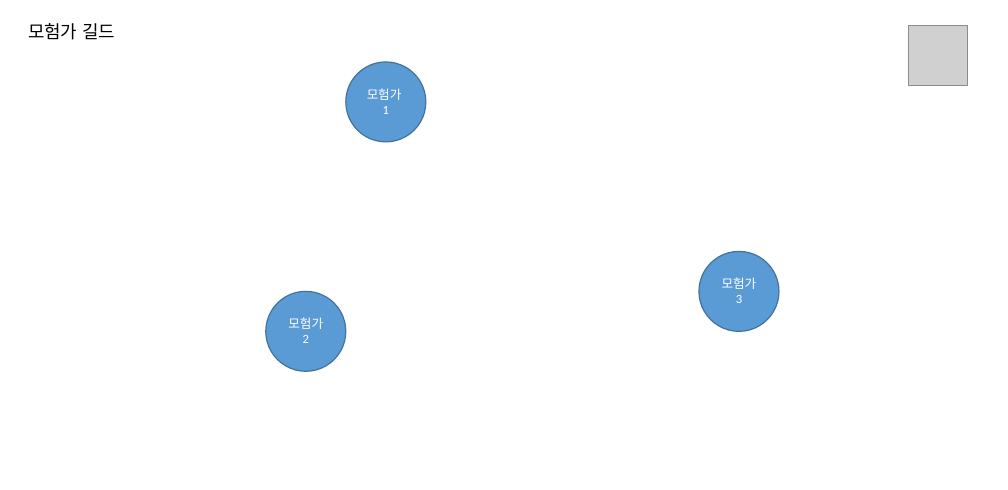
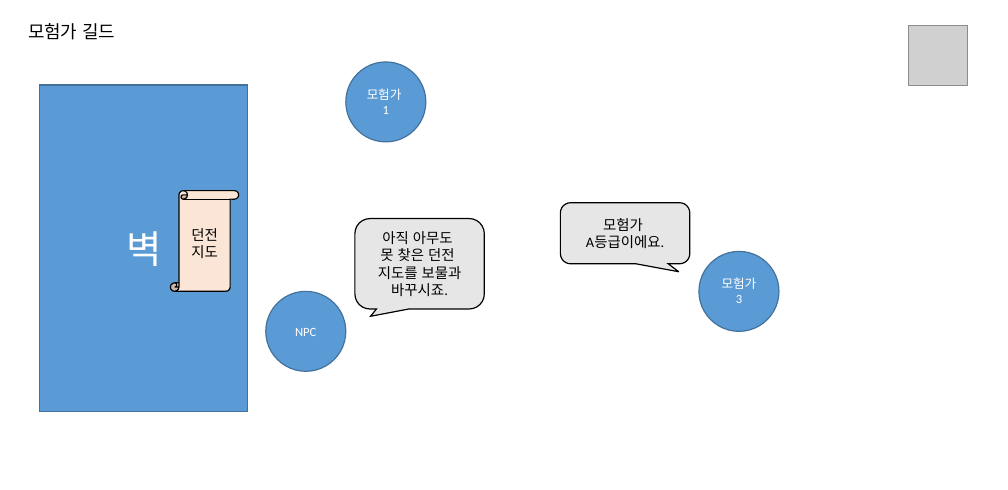
Before and after one commit to cgim971/DayDay_Project_1, a slide deck: slide 5 of 기획/기획서-ppt.pptx (slide 2 before the commit). Drawn at 1008x490 pixels with LibreOffice and Linux fonts; fonts in the diff are those of the drawing; grey boxes stand for pictures. Boxes give left, top, right and bottom in pixels: in the first picture for what was removed or moved away, otherwise in the second. Text is boxed around its words. In the diff, an @@ line names an element or a change of style, - is before the commit and + after.

```diff
--- a/기획/기획서-ppt.pptx
+++ b/기획/기획서-ppt.pptx
@@ rectangle added at (x1=40, y1=85, x2=248, y2=412), fill #5B9BD5, outline #43739E 1 pt, 32 pt, text #FFFFFF @@
+벽
@@ vertical scroll added at (x1=170, y1=191, x2=239, y2=292), fill #FBE5D6, outline #000000 1 pt, 12 pt, text #000000 @@
+던전 지도
@@ rounded speech box added at (x1=561, y1=203, x2=690, y2=265), fill #E7E6E6, outline #000000 1 pt, 12 pt, text #000000 @@
+모험가
+A등급이에요.
@@ rounded speech box added at (x1=355, y1=219, x2=485, y2=310), fill #E7E6E6, outline #000000 1 pt, 12 pt, text #000000 @@
+아직 아무도
+못 찾은 던전
+지도를 보물과 바꾸시죠.
@@ text in ellipse at (x1=295, y1=328, x2=316, y2=336): text changed @@
-모험가 2
+NPC
```
Also in this commit, not shown: 1 other slide changed, 4 slides added, 1 other file.
